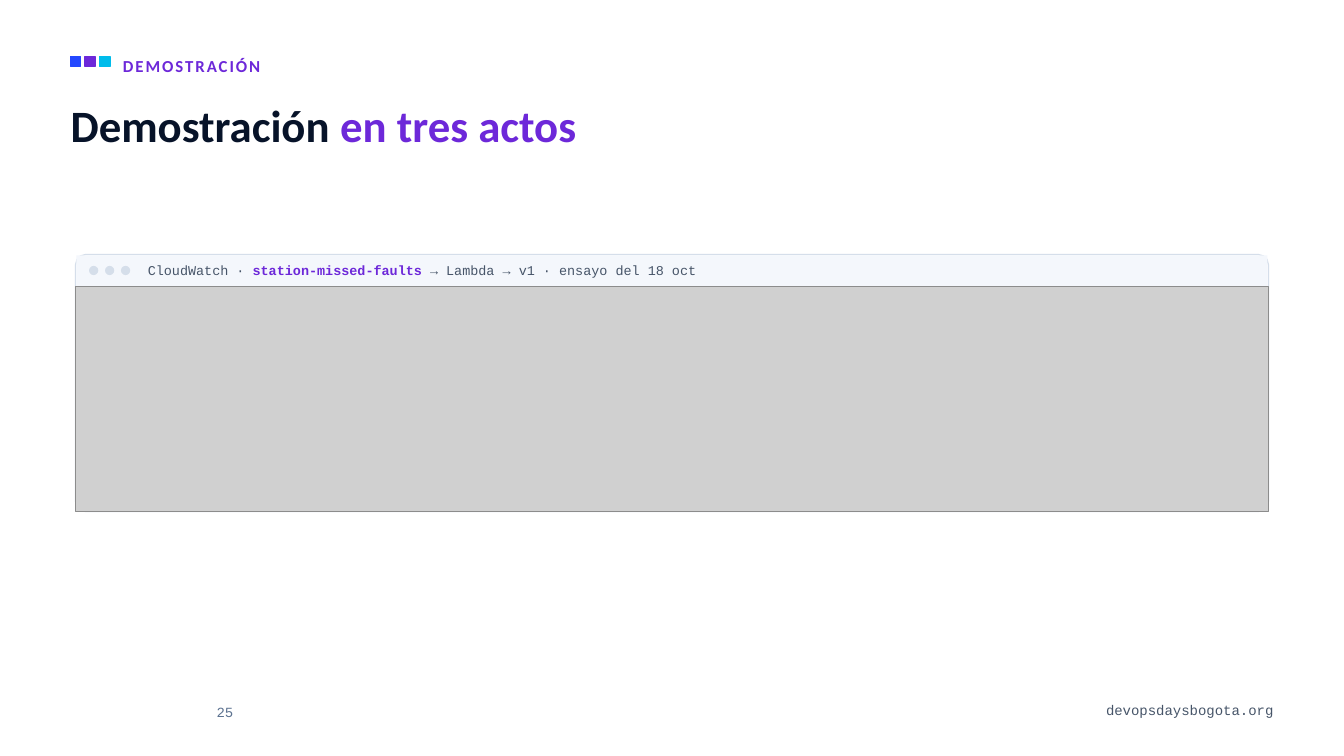
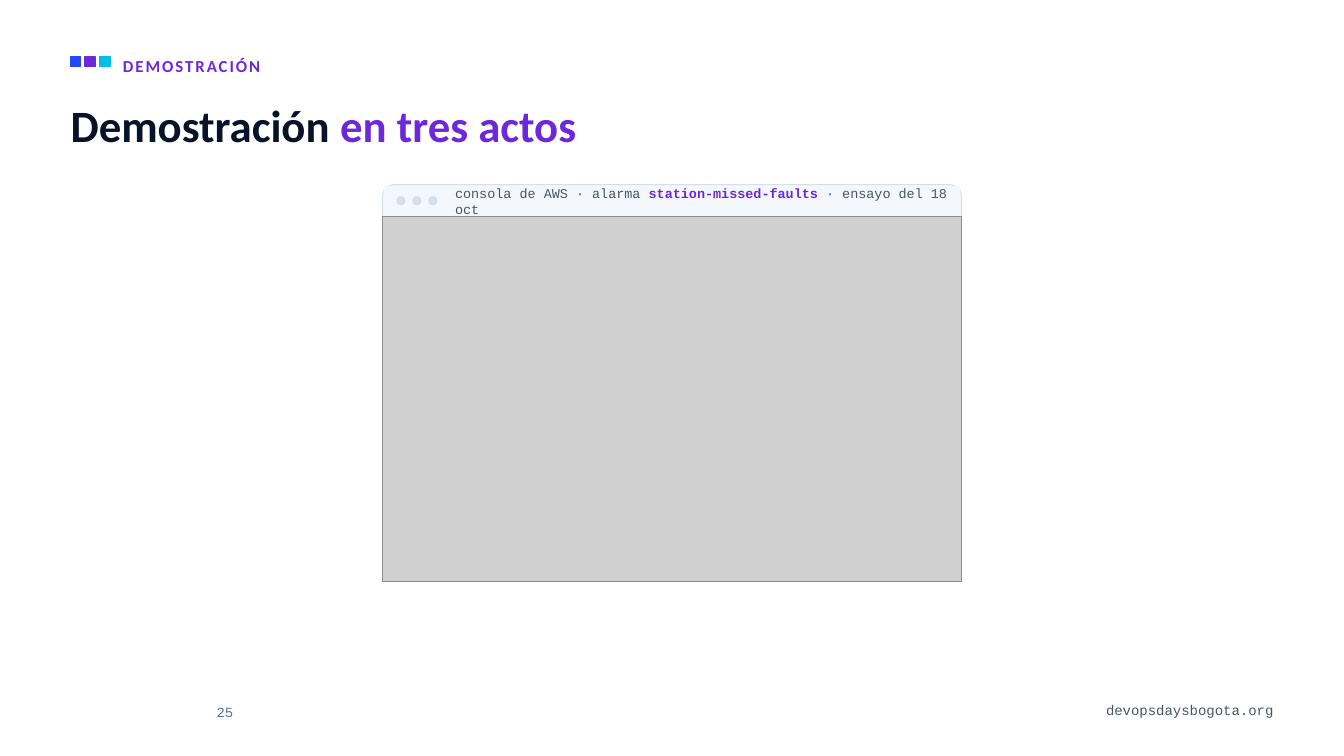
Before and after one commit to alejandro945/mlops-a-ciegas, a slide deck: slide 25 of talk/MLOps-a-ciegas-DevOpsDays-Bogota-2026.pptx. Drawn at 1344x756 pixels with LibreOffice and Linux fonts; fonts in the diff are those of the drawing; grey boxes stand for pictures; background and template pictures are left out. Boxes give left, top, right and bottom in pixels: in the first picture for what was removed or moved away, otherwise in the second. Text is boxed around its words. In the diff, an @@ line names an element or a change of style, - is before the commit and + after.

```diff
--- a/talk/MLOps-a-ciegas-DevOpsDays-Bogota-2026.pptx
+++ b/talk/MLOps-a-ciegas-DevOpsDays-Bogota-2026.pptx
@@ rounded rectangle: place and size @@
-rounded rectangle at <box>76,254,1268,511</box>
+rounded rectangle at <box>383,185,962,581</box>
@@ rounded rectangle at <box>383,185,962,581</box>: proportions changed @@
@@ rectangle: place and size @@
-rectangle at <box>77,255,1268,286</box>
+rectangle at <box>384,186,961,217</box>
@@ rounded rectangle: place and size @@
-rounded rectangle at <box>89,266,98,275</box>
+rounded rectangle at <box>396,197,405,206</box>
@@ rounded rectangle: place and size @@
-rounded rectangle at <box>105,266,114,275</box>
+rounded rectangle at <box>412,197,421,206</box>
@@ rounded rectangle: place and size @@
-rounded rectangle at <box>121,266,130,275</box>
+rounded rectangle at <box>429,197,438,206</box>
@@ text at <box>455,188,947,218</box>: text changed @@
-CloudWatch · station-missed-faults → Lambda → v1 · ensayo del 18 oct
+consola de AWS · alarma station-missed-faults · ensayo del 18 oct
@@ picture: place and size @@
-picture at <box>76,286,1268,511</box>
+picture at <box>383,217,962,582</box>
```
Also in this commit, not shown: 5 other slides changed, 11 other files.
